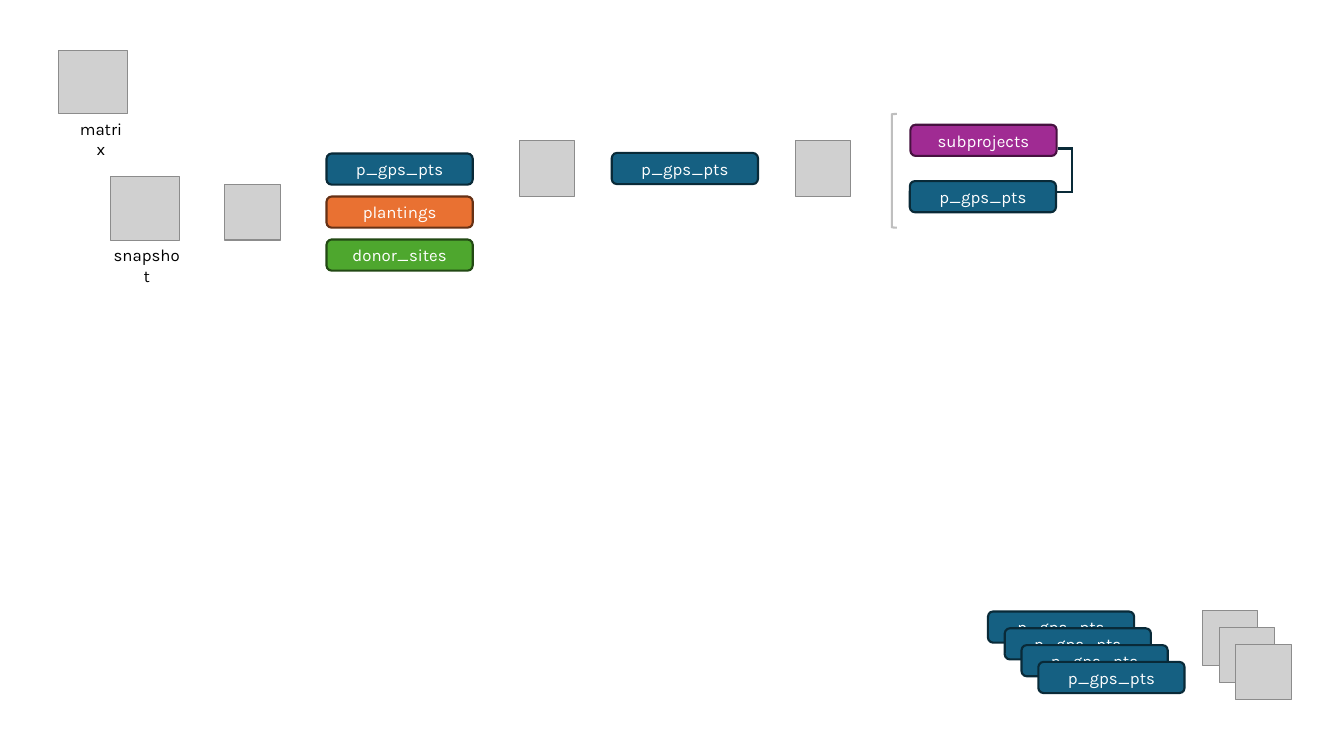
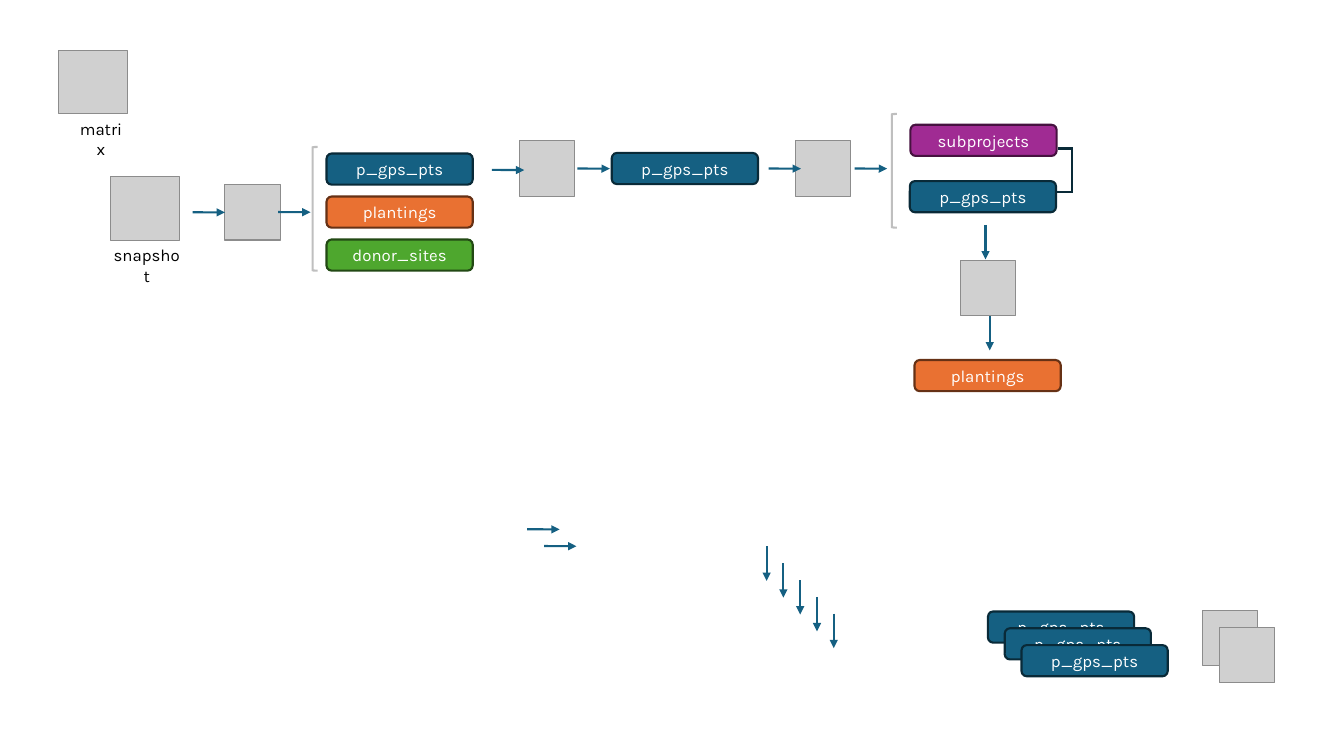
Before and after one commit to WA-Nearshore/seagrass-restoration-processing, a slide deck: slide 5 of docs/seagrass_restoration_storymap_notes.pptx. Drawn at 1344x756 pixels with LibreOffice and Linux fonts; fonts in the diff are those of the drawing; grey boxes stand for pictures. Boxes give left, top, right and bottom in pixels: in the first picture for what was removed or moved away, otherwise in the second. Text is boxed around its words. In the diff, an @@ line names an element or a change of style, - is before the commit and + after.

Commit message:
Debugging reduction of planting attributes from gps points.

```diff
--- a/docs/seagrass_restoration_storymap_notes.pptx
+++ b/docs/seagrass_restoration_storymap_notes.pptx
@@ left bracket added at [313, 147, 318, 271], outline #BFBFBF 1.5 pt @@
@@ arrow added from (492, 170) to (524, 170), #156082 1.5 pt @@
@@ arrow added from (578, 168) to (610, 168), #156082 1.5 pt @@
@@ arrow added from (768, 168) to (802, 168), #156082 1.5 pt @@
@@ arrow added from (855, 168) to (887, 168), #156082 1.5 pt @@
@@ arrow added from (193, 213) to (225, 213), #156082 1.5 pt @@
@@ arrow added from (278, 212) to (311, 213), #156082 1.5 pt @@
@@ arrow added from (986, 225) to (986, 259), #156082 1.5 pt @@
@@ picture: place and size @@
-picture at [1236, 644, 1292, 700]
+picture at [961, 261, 1016, 317]
@@ arrow added from (990, 316) to (990, 351), #156082 1.5 pt @@
@@ rounded rectangle added at [914, 360, 1061, 391], fill #E97132, outline #663216 1.5 pt, 12 pt, text #FFFFFF @@
+plantings
@@ arrow added from (527, 529) to (560, 529), #156082 1.5 pt @@
@@ arrow added from (544, 546) to (577, 546), #156082 1.5 pt @@
@@ arrow added from (767, 546) to (767, 581), #156082 1.5 pt @@
@@ arrow added from (783, 564) to (783, 598), #156082 1.5 pt @@
@@ arrow added from (801, 580) to (801, 615), #156082 1.5 pt @@
@@ arrow added from (818, 597) to (818, 631), #156082 1.5 pt @@
@@ arrow added from (834, 614) to (834, 648), #156082 1.5 pt @@
@@ rounded rectangle removed at [1038, 662, 1185, 694] @@
-p_gps_pts
```
Also in this commit, not shown: 2 other files.
